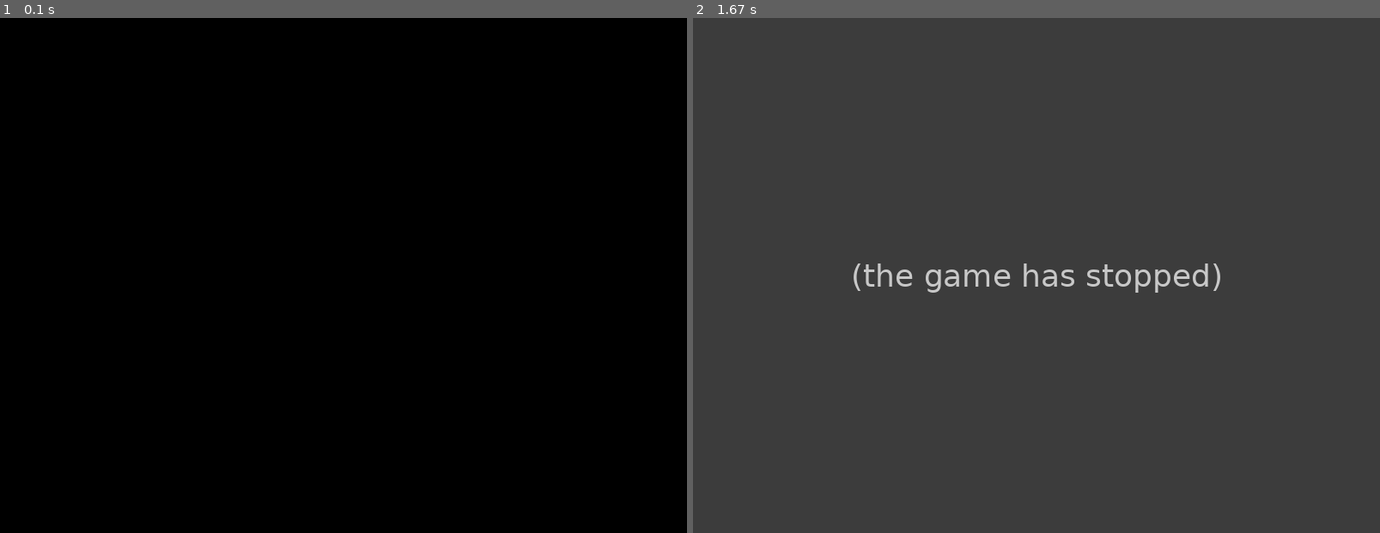
Above: before the commit, frames 1-2 (left to right).
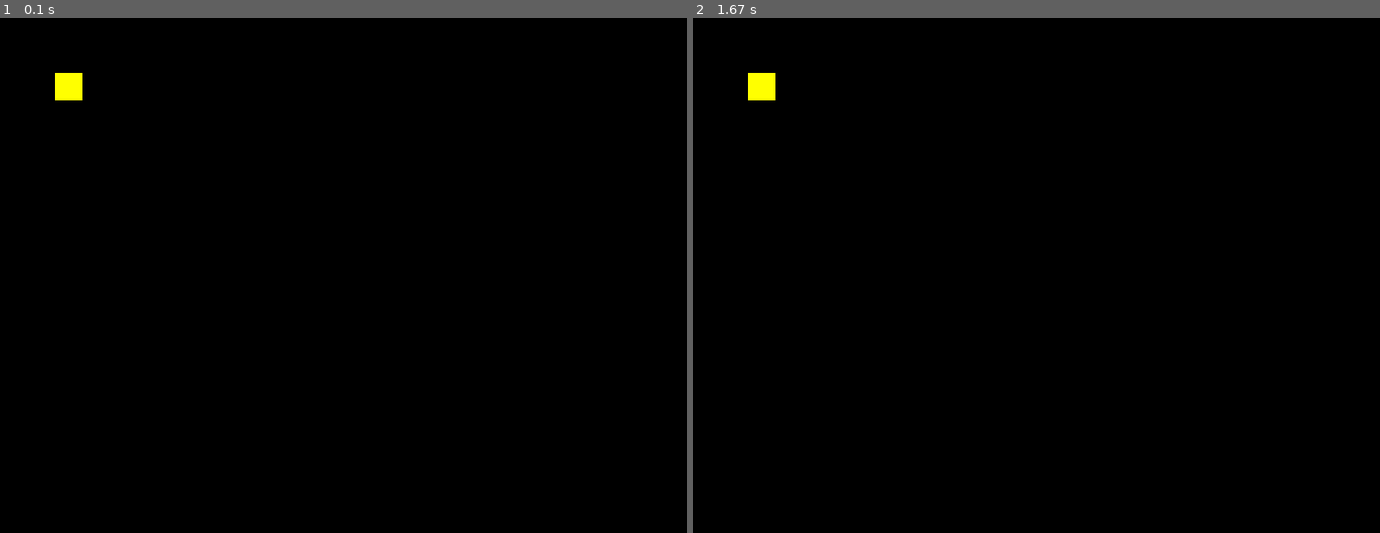
Above: after the commit, the same moments.

Repository: jsbueno/pacman_pygame
Game: pygame game, started from game.py
The game is run twice, just before and just after one commit, with the same random seed, the same clock (stepped at 60 frames per second) and the same inputs.
Inputs:
- Up to frame 1 (0.1 s): no input
- Up to frame 2 (1.67 s): no input

The runs differ from the first frame. In frame 1, 0.2% of the frame differs, in the area x 8-12%, y 10-16%; in frame 2, 100%, in the area x 0-100%, y 0-100%.
Before the commit the program exited at 0.7 s; later frames show no game.

Commit message:
Drawing boilerplate

Diff:
--- a/game.py
+++ b/game.py
@@ -2,6 +2,8 @@
 
 
 SIZE = 800, 600
+
+FPS = 30
 
 def init():
     pygame.init()
@@ -9,8 +11,16 @@
     Screen = pygame.display.set_mode(SIZE)
 
 def main():
-    pygame.display.update()
-    pygame.time.delay(700)
+    clock = pygame.time.Clock()
+
+    while True:
+        for event in pygame.event.get():
+            if event.type == pygame.QUIT:
+                return
+        pygame.draw.rect(Screen, (255, 255,0), (64,64,32,32))
+
+        pygame.display.update()
+        clock.tick(FPS)
 
 
 if __name__ == "__main__":
